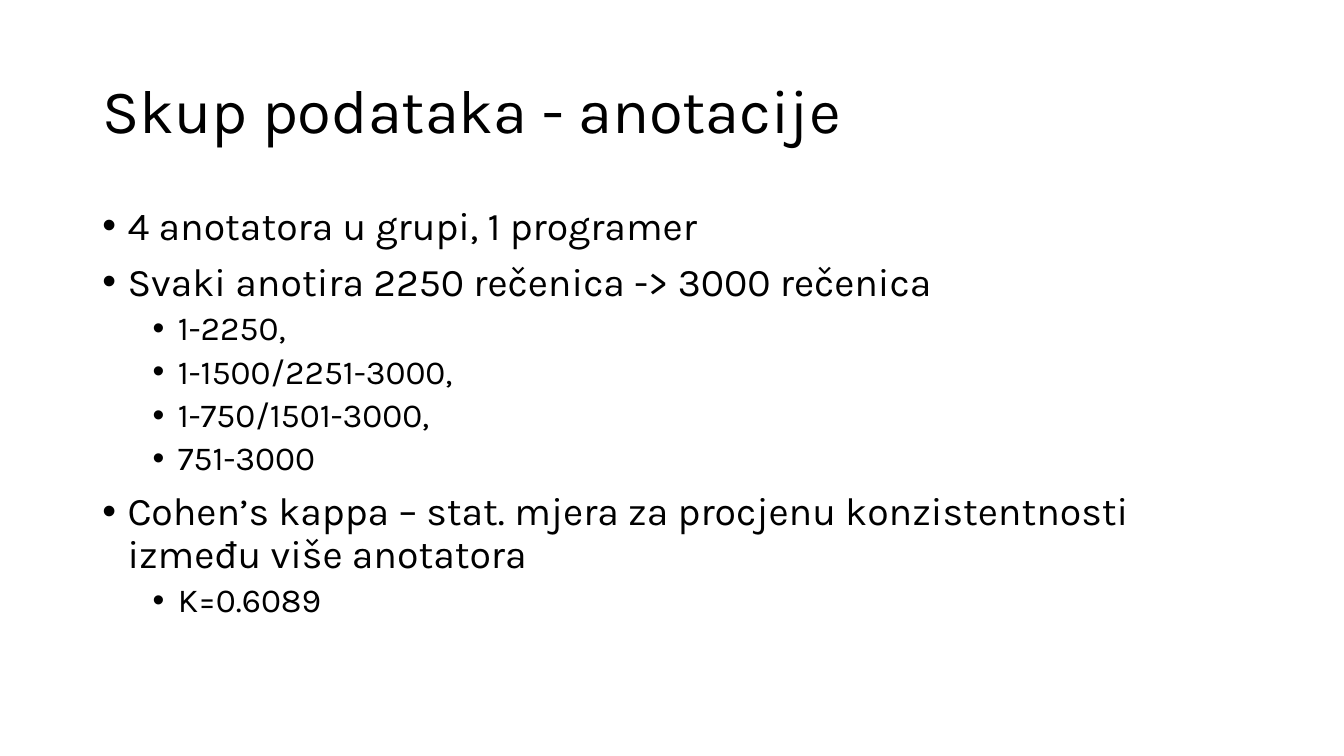
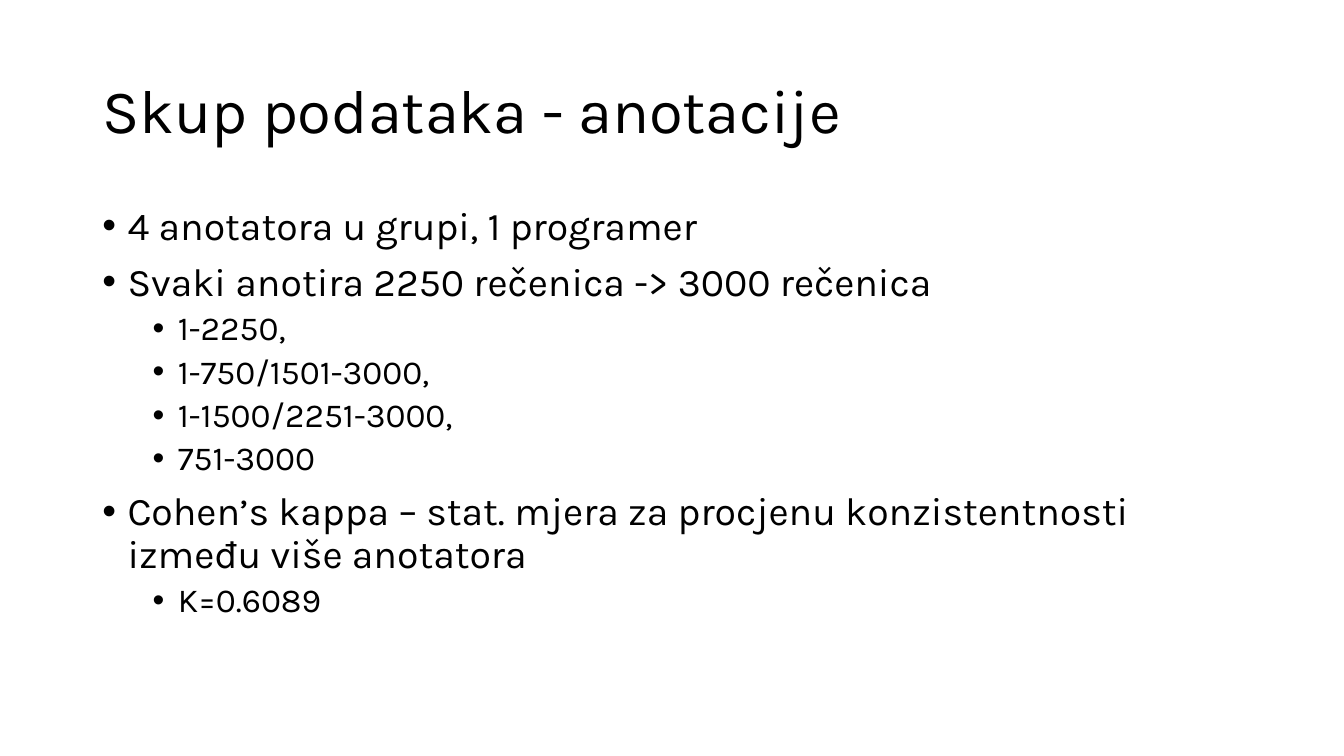
Before and after one commit to Sentimentalci/opjprojekt, a slide deck: slide 5 of SENTIMENTalci.pptx. Drawn at 1344x756 pixels with LibreOffice and Linux fonts; fonts in the diff are those of the drawing. Boxes give left, top, right and bottom in pixels: in the first picture for what was removed or moved away, otherwise in the second. Text is boxed around its words. In the diff, an @@ line names an element or a change of style, - is before the commit and + after.

```diff
--- a/SENTIMENTalci.pptx
+++ b/SENTIMENTalci.pptx
@@ text at bbox=[178, 359, 429, 388]: paragraph added @@
+  • 1-750/1501-3000,
@@ text at bbox=[178, 402, 429, 431]: paragraph removed @@
-  • 1-750/1501-3000,
```
Also in this commit, not shown: 2 other slides changed, 3 slides added, 4 slides removed, 3 other files.
